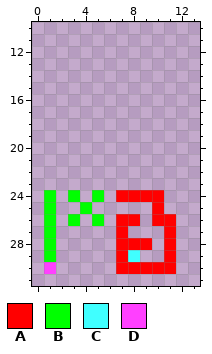
Two states of a pixel-art sprite, res/images/levels/dev_level_0.png. The picture above is the old version.
The file is 32x32 pixels. Shown: x 0..13, y 10..31. The old version is drawn lined up with the new one.
Palette (. is transparent): A #ff0000  B #00ff00  C #40ffff  D #ff40ff
Pixels before, first column x 1:
24 B.B.B.AAAA.
25 B..B.....A.
26 B.B.B.AA.AA
27 B.....A...A
28 B.....AAA.A
29 B.....AC..A
30 D.....AAAAA
And afterwards:
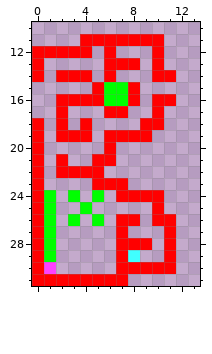
The edit:
{"change": "whole drawing moved by +1,-1 (the old picture is shown already moved)"}
{"y":11,"x":4,"old":".......","new":"AAAAAAA"}
{"y":12,"x":0,"old":".....","new":"AAAAA"}
{"y":12,"x":6,"old":".","new":"A"}
{"y":12,"x":10,"old":".","new":"A"}
{"y":13,"x":0,"old":".","new":"A"}
{"y":13,"x":6,"old":"...","new":"AAA"}
{"y":13,"x":10,"old":".","new":"A"}
{"y":14,"x":0,"old":".","new":"A"}
{"y":14,"x":2,"old":"...","new":"AAA"}
{"y":14,"x":6,"old":".","new":"A"}
{"y":14,"x":10,"old":"..","new":"AA"}
{"y":15,"x":5,"old":"....","new":"ABBA"}
{"y":16,"x":2,"old":".......","new":"AAAABBA"}
{"y":16,"x":10,"old":"..","new":"AA"}
{"y":17,"x":2,"old":".","new":"A"}
{"y":17,"x":6,"old":"..","new":"AA"}
{"y":17,"x":10,"old":".","new":"A"}
{"y":18,"x":0,"old":".","new":"A"}
{"y":18,"x":2,"old":".","new":"A"}
{"y":18,"x":4,"old":".","new":"A"}
{"y":18,"x":9,"old":"..","new":"AA"}
{"y":19,"x":0,"old":".","new":"A"}
{"y":19,"x":2,"old":"...","new":"AAA"}
{"y":19,"x":6,"old":"....","new":"AAAA"}
{"y":20,"x":0,"old":".","new":"A"}
{"y":20,"x":6,"old":".","new":"A"}
{"y":21,"x":0,"old":".","new":"A"}
{"y":21,"x":2,"old":".","new":"A"}
{"y":21,"x":5,"old":"..","new":"AA"}
{"y":22,"x":0,"old":".","new":"A"}
{"y":22,"x":2,"old":"....","new":"AAAA"}
{"y":23,"x":0,"old":".","new":"A"}
{"y":23,"x":5,"old":"...","new":"AAA"}
{"y":24,"x":0,"old":".","new":"A"}
{"y":25,"x":0,"old":".","new":"A"}
{"y":26,"x":0,"old":".","new":"A"}
{"y":27,"x":0,"old":".","new":"A"}
{"y":28,"x":0,"old":".","new":"A"}
{"y":29,"x":0,"old":".","new":"A"}
{"y":30,"x":0,"old":".","new":"A"}
{"y":31,"x":0,"old":"........","new":"AAAAAAAA"}
